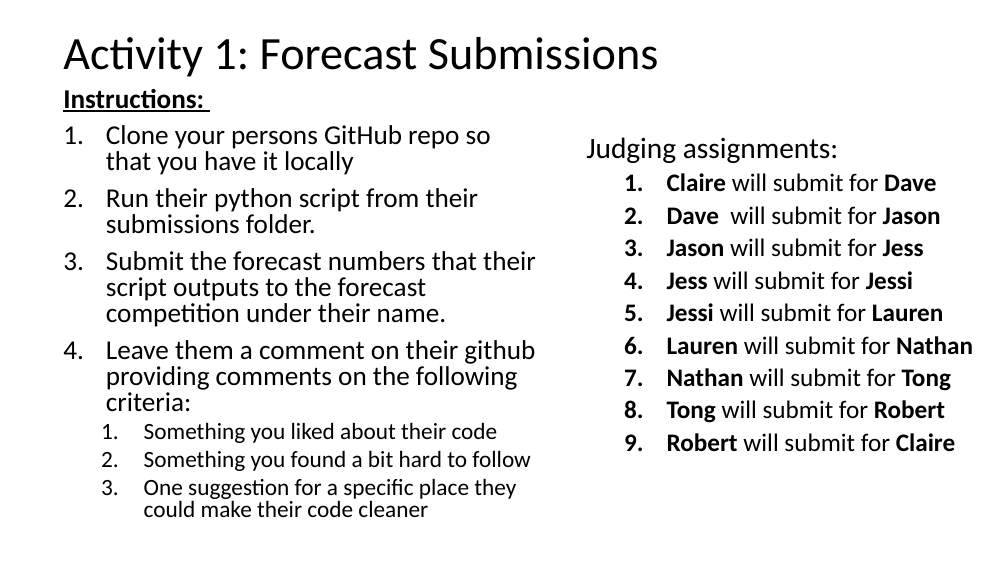
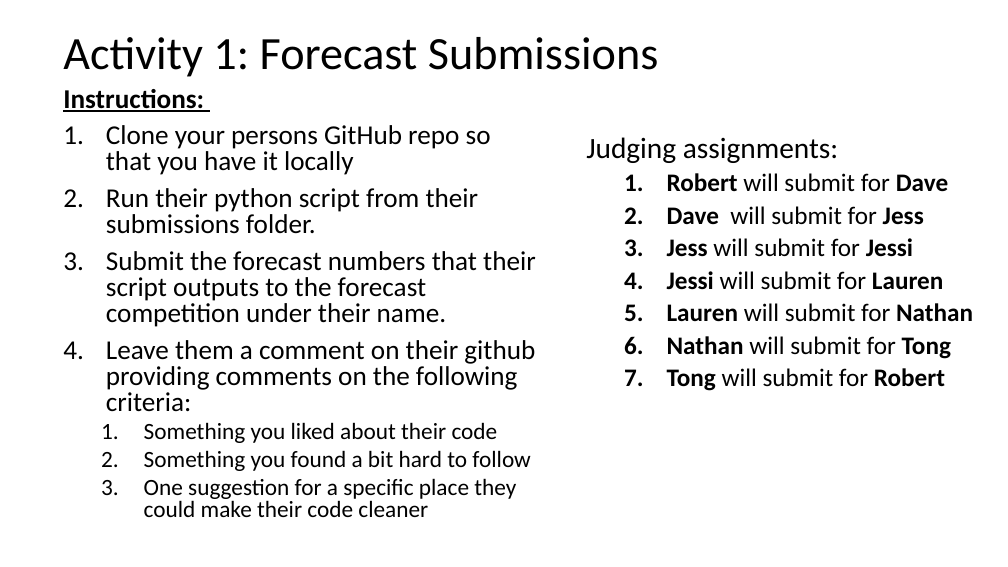
Before and after one commit to HAS-Tools-2023/Course-Materials23, a slide deck: slide 6 of Class_Notes/Week9_FunctionsFormatting.pptx. Drawn at 1008x567 pixels with LibreOffice and Linux fonts; fonts in the diff are those of the drawing. Boxes give left, top, right and bottom in pixels: in the first picture for what was removed or moved away, otherwise in the second. Text is boxed around its words. In the diff, an @@ line names an element or a change of style, - is before the commit and + after.

```diff
--- a/Class_Notes/Week9_FunctionsFormatting.pptx
+++ b/Class_Notes/Week9_FunctionsFormatting.pptx
@@ text at <box>667,173,948,225</box>: text changed @@
-  1. Claire will submit for Dave
-  2. Dave will submit for Jason
-  3. Jason will submit for Jess
+  1. Robert will submit for Dave
+  2. Dave will submit for Jess
@@ text at <box>667,433,955,452</box>: paragraph removed @@
-  9. Robert will submit for Claire
```
Also in this commit, not shown: 3 other slides changed, 12 slides added, 4 other files.
